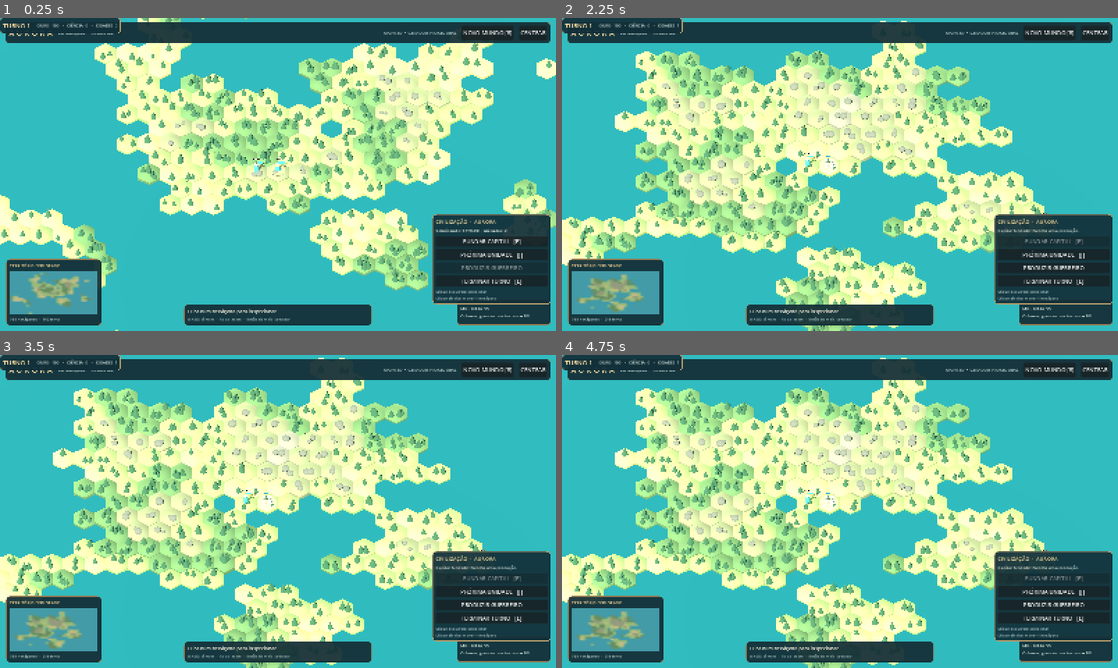
Above: before the commit, frames 1-4 (two rows, left to right).
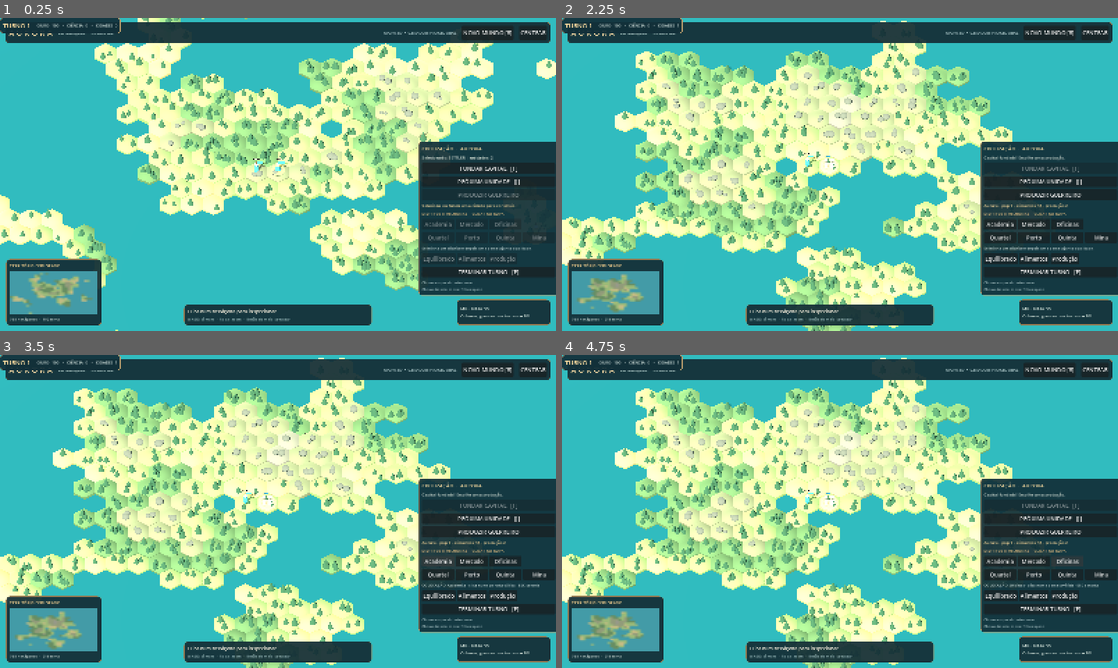
Above: after the commit, the same moments.

Repository: portuguees/aurora-civilizacoes
Game: Godot game, scene res://scenes/World.tscn
The game is run twice, just before and just after one commit, with the same random seed, the same clock (stepped at 60 frames per second) and the same inputs.
Inputs (mouse positions are in pixels of both pictures, inside the frame that each line leads up to):
- Up to frame 1 (0.25 s): no input
- Up to frame 2 (2.25 s): click "NOVO MUNDO [R]" at 0.5 s; click "CENTRAR" at 1.25 s; click "FUNDAR CAPITAL [F]" at 2 s
- Up to frame 3 (3.5 s): click (439, 561) at 2.75 s, where only the run after the commit has a clickable "Academia"
- Up to frame 4 (4.75 s): click (1034, 561) at 3.5 s, where only the run after the commit has a clickable "Mercado"; click (1067, 561) at 4.25 s, where only the run after the commit has a clickable "Oficinas"

The runs differ from the first frame. In frame 1, 8.6% of the frame differs, in the area x 75-100%, y 39-92%; in frame 2, 8.7%; in frame 3, 8.7%; in frame 4, 8.7%.

Commit message:
feat(m2): gestão contextual das cidades, distritos e foco de cidadãos

Diff:
--- a/scripts/game_ui.gd
+++ b/scripts/game_ui.gd
@@ -9,6 +9,10 @@
 var _warrior: Button
 var _unit: Button
 var _end: Button
+var _project: Label
+var _placement: Label
+var _district_buttons: Dictionary = {}
+var _focus_buttons: Array[Button] = []
 
 
 func _ready() -> void:
@@ -42,9 +46,9 @@
     actions.anchor_right = 1.0
     actions.anchor_top = 1.0
     actions.anchor_bottom = 1.0
-    actions.offset_left = -355.0
+    actions.offset_left = -395.0
     actions.offset_right = -16.0
-    actions.offset_top = -335.0
+    actions.offset_top = -545.0
     actions.offset_bottom = -102.0
     root.add_child(actions)
 
@@ -61,12 +65,53 @@
     column.add_child(_unit)
     _warrior = _button("PRODUZIR GUERREIRO", _game.queue_warrior)
     column.add_child(_warrior)
+    _project = _label("Nenhum projeto selecionado.", 12, Color("#ecce94"))
+    column.add_child(_project)
+    var build_label: Label = _label("DISTRITOS E MELHORIAS  ·  CLICAR NO MAPA", 11, Color("#d7b47c"))
+    column.add_child(build_label)
+    var first: HBoxContainer = HBoxContainer.new()
+    column.add_child(first)
+    var second: HBoxContainer = HBoxContainer.new()
+    column.add_child(second)
+    for kind in ["campus", "market", "industrial", "barracks", "harbor", "farm", "mine"]:
+        var row: HBoxContainer = first if kind in ["campus", "market", "industrial"] else second
+        var btn: Button = _button(_short_district_name(kind), _game.choose_district.bind(kind))
+        btn.custom_minimum_size.x = 93.0
+        row.add_child(btn)
+        _district_buttons[kind] = btn
+    _placement = _label("Escolhe um distrito e depois um hexágono válido.", 11, Color("#cfdfdc"))
+    column.add_child(_placement)
+    var focus_row: HBoxContainer = HBoxContainer.new()
+    column.add_child(focus_row)
+    for option in ["balanced", "food", "production"]:
+        var focus_button: Button = _button(_focus_name(option), _game.set_city_focus.bind(option))
+        focus_row.add_child(focus_button)
+        _focus_buttons.append(focus_button)
     _end = _button("TERMINAR TURNO   [E]", _game.end_turn)
     column.add_child(_end)
 
     var controls: Label = _label("Clique esquerdo: selecionar
 Clique direito: mover 1 hexágono", 11, Color("#aec7c8"))
     column.add_child(controls)
+
+
+func _short_district_name(kind: String) -> String:
+    match kind:
+        "campus": return "Academia"
+        "market": return "Mercado"
+        "industrial": return "Oficinas"
+        "barracks": return "Quartel"
+        "harbor": return "Porto"
+        "farm": return "Quinta"
+        "mine": return "Mina"
+    return kind
+
+
+func _focus_name(kind: String) -> String:
+    match kind:
+        "food": return "Alimentos"
+        "production": return "Produção"
+    return "Equilibrado"
 
 
 func _panel() -> PanelContainer:
@@ -112,5 +157,29 @@
     else:
         _summary.text = "Seleciona o colono para fundar a capital."
     _found.disabled = not _game.can_found()
-    _warrior.disabled = _game.city_count() == 0
+    var city: Dictionary = _game.get_selected_city()
+    _warrior.disabled = city.is_empty() or str(city.get("project", "")) != ""
     _unit.disabled = _game.player_unit_count() == 0
+    for kind in _district_buttons:
+        var unavailable: bool = city.is_empty() or str(city.get("project", "")) != ""
+        _district_buttons[kind].disabled = unavailable
+    for button in _focus_buttons:
+        button.disabled = city.is_empty()
+    if not city.is_empty():
+        var yields: Dictionary = _game.get_city_yields(city)
+        var project: String = str(city.get("project", ""))
+        _project.text = "%s · pop %d · alimentos %+d · produção %d" % [
+            str(city["name"]), int(city["population"]),
+            int(yields["food_surplus"]), int(yields["production"])
+        ]
+        if project != "":
+            _project.text += "\nObra: %s  %d / %d" % [
+                _short_district_name(project), int(city["progress"]),
+                int(_game.DistrictRules.COSTS.get(project, 12))
+            ]
+    else:
+        _project.text = "Seleciona ou funda uma cidade para construir."
+    if _game.placing_district != "":
+        _placement.text = "COLOCAÇÃO: %s · clica numa parcela válida · ESC cancela" % _short_district_name(_game.placing_district)
+    else:
+        _placement.text = "Seleciona um distrito e depois uma parcela junto da cidade."
